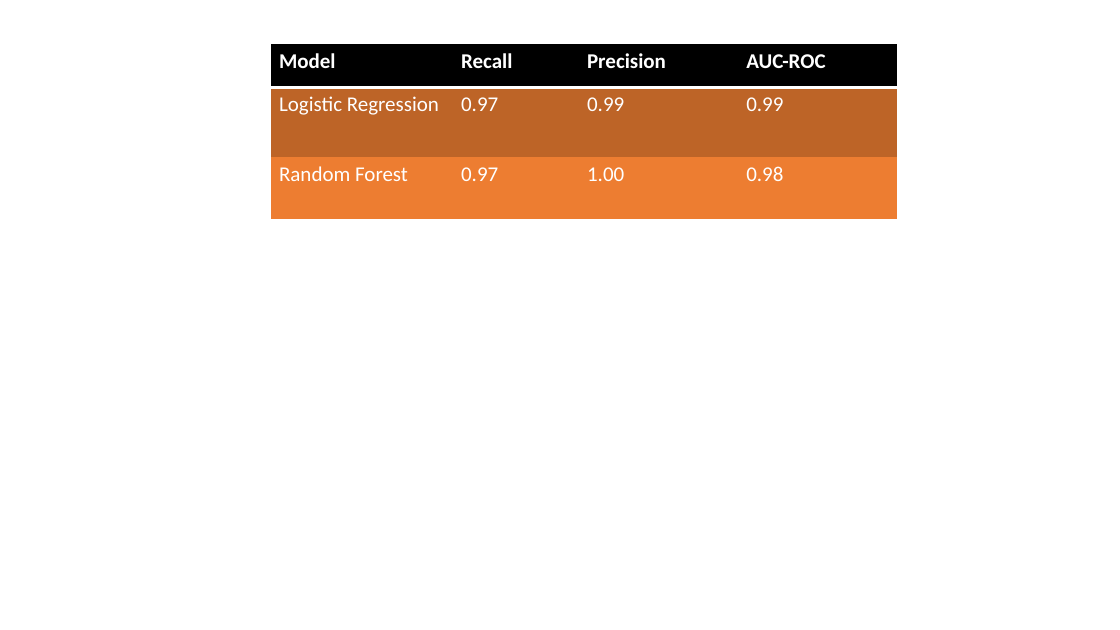
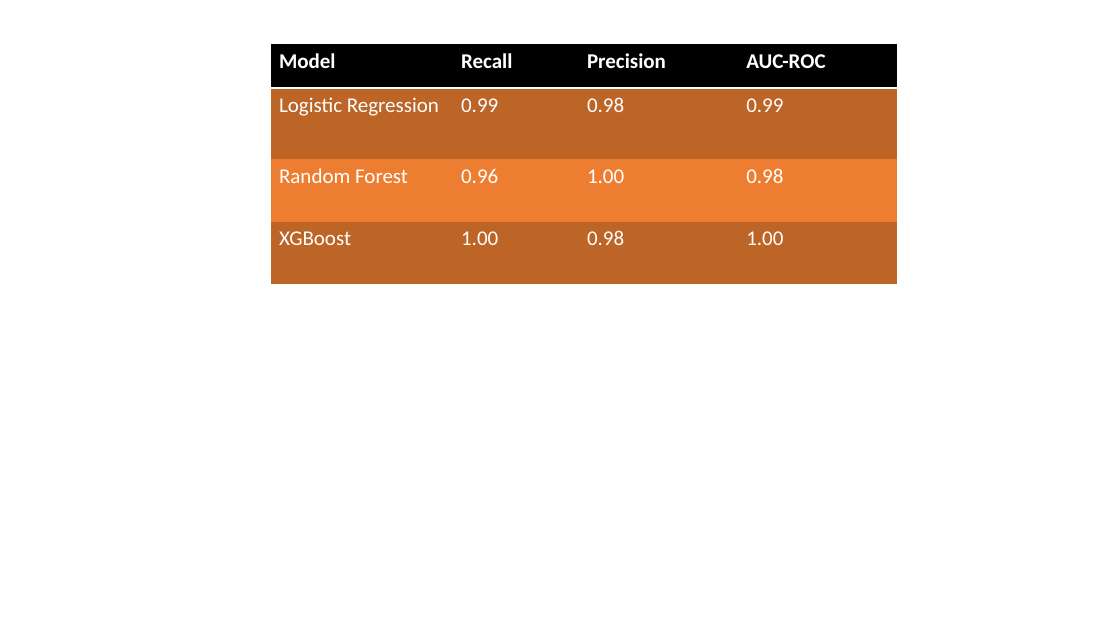
Before and after one commit to Owerre/Anomaly-Detection, a slide deck: slide 2 of Network-intrusion/docs/doc.pptx. Drawn at 1120x630 pixels with LibreOffice and Linux fonts; fonts in the diff are those of the drawing. Boxes give left, top, right and bottom in pixels: in the first picture for what was removed or moved away, otherwise in the second. Text is boxed around its words. In the diff, an @@ line names an element or a change of style, - is before the commit and + after.

```diff
--- a/Network-intrusion/docs/doc.pptx
+++ b/Network-intrusion/docs/doc.pptx
@@ table at box(271, 44, 898, 284) @@
-row 2: Logistic Regression | 0.97 | 0.99 | 0.99
-row 3: Random Forest | 0.97 | 1.00 | 0.98
+row 2: Logistic Regression | 0.99 | 0.98 | 0.99
+row 3: Random Forest | 0.96 | 1.00 | 0.98
+row 4: XGBoost | 1.00 | 0.98 | 1.00
```
Also in this commit, not shown: 1 other slide changed, 9 other files.
